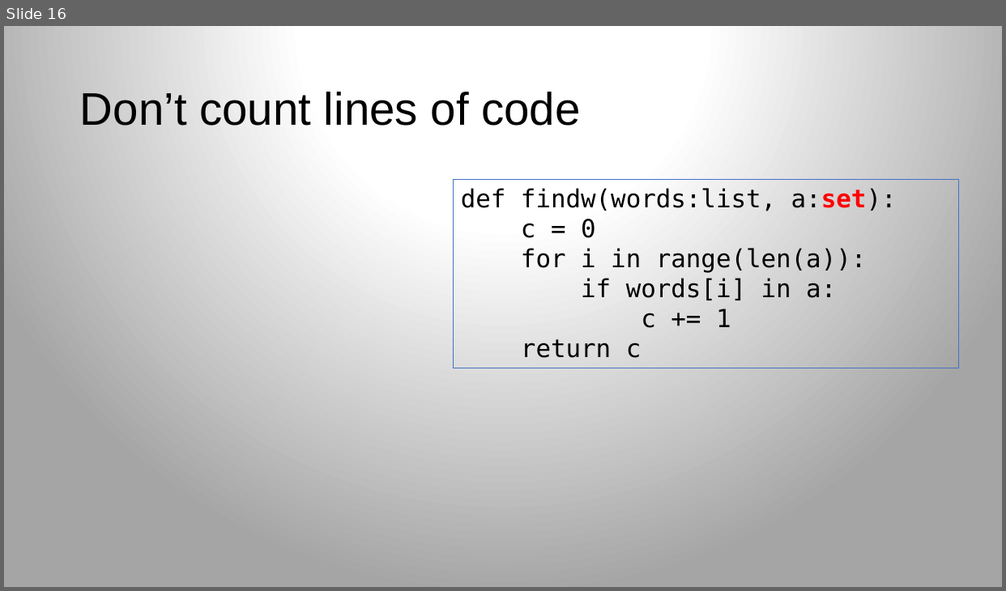
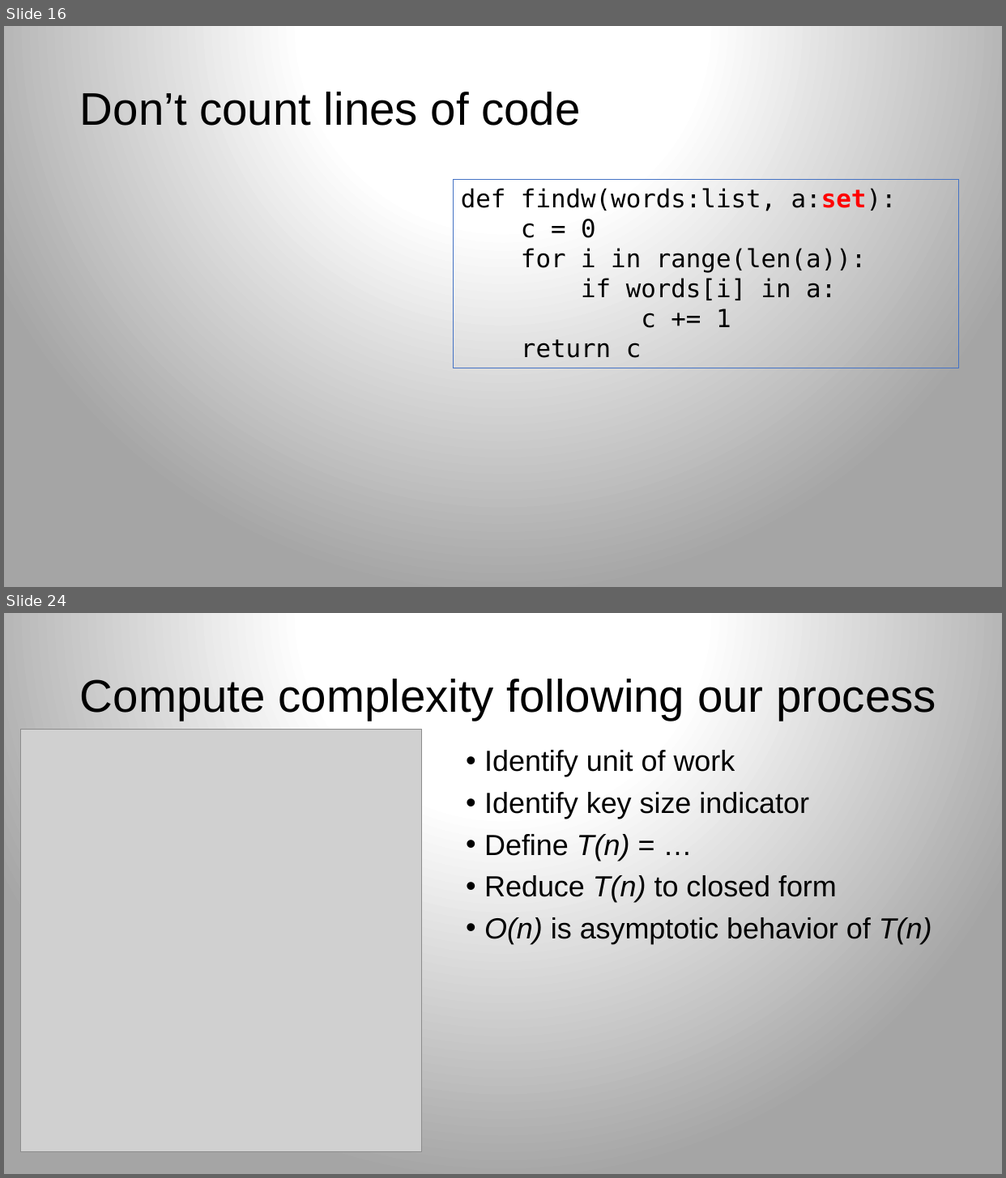
Before and after one commit to parrt/msds689, a slide deck: notes/complexity.pptx. Shown one above the other, each under a label of ours: slide 16 before the commit, slides 16 and 24 after it; the slides between them are not shown. The pictures are 1006x591 and 1006x1178 pixels, drawn with LibreOffice and Linux fonts; fonts in the diff are those of the drawing; grey boxes stand for pictures; background and template pictures are left out. Boxes give left, top, right and bottom in pixels: in the first picture for what was removed or moved away, otherwise in the second. Text is boxed around its words. In the diff, an @@ line names an element or a change of style, - is before the commit and + after.

```diff
--- a/notes/complexity.pptx
+++ b/notes/complexity.pptx
@@ slide 24 added at (x1=4, y1=613, x2=1002, y2=1174), background gradient #FFFFFF to #A5A5A5 @@
@@ title added at (x1=80, y1=679, x2=936, y2=720), 44 pt, text #000000 @@
+Compute complexity following our process
@@ picture added at (x1=21, y1=729, x2=423, y2=1152) @@
@@ text added at (x1=484, y1=750, x2=932, y2=944), 28 pt, text #000000 @@
+• Identify unit of work
+• Identify key size indicator
+• Define T(n) = …
+• Reduce T(n) to closed form
+• O(n) is asymptotic behavior of T(n)
```
Also in this commit, not shown: 5 slides changed, 5 other slides added, 3 other files.
